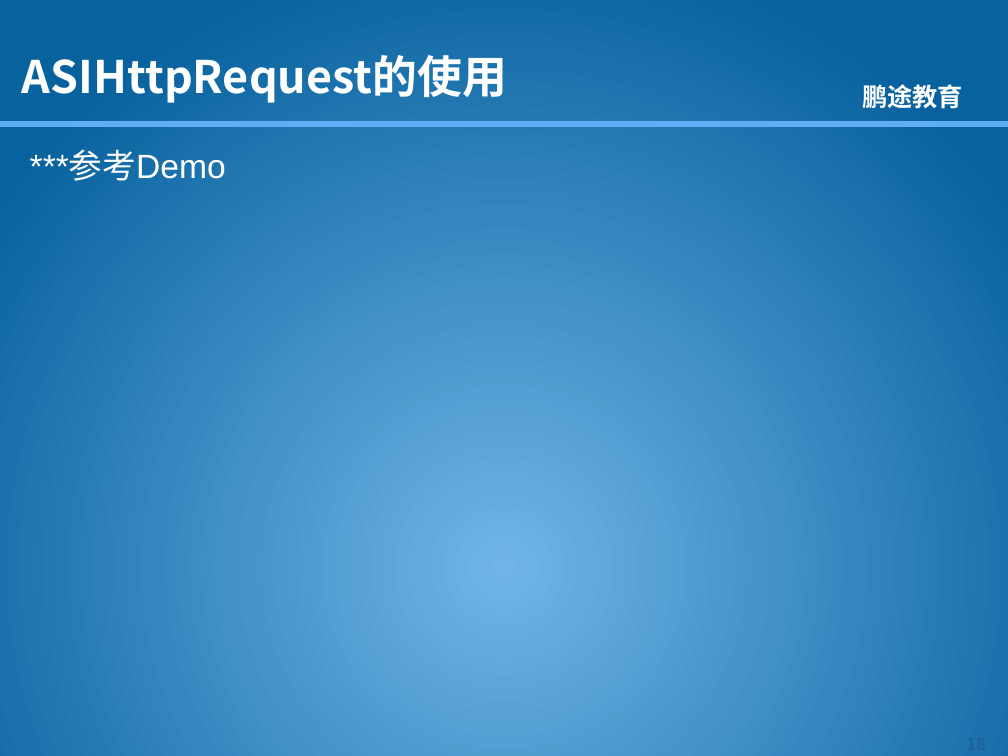
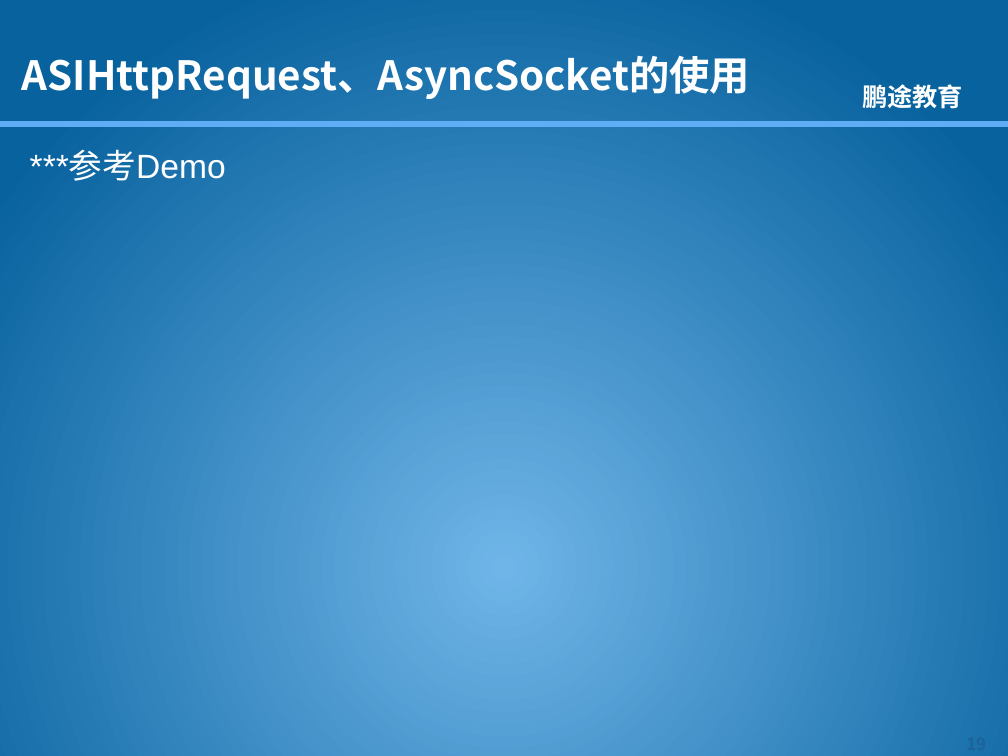
Before and after one commit to kkdmh77/gjh_baoche, a slide deck: slide 20 of 资料/课件/IPhone开发教程10-网络应用开发.pptx (slide 19 before the commit). Drawn at 1008x756 pixels with LibreOffice and Linux fonts; fonts in the diff are those of the drawing; background and template pictures are left out. Boxes give left, top, right and bottom in pixels: in the first picture for what was removed or moved away, otherwise in the second. Text is boxed around its words. In the diff, an @@ line names an element or a change of style, - is before the commit and + after.

```diff
--- a/资料/课件/IPhone开发教程10-网络应用开发.pptx
+++ b/资料/课件/IPhone开发教程10-网络应用开发.pptx
@@ title at [22,56,750,99]: text changed; size 32 to 28.8 pt @@
-ASIHttpRequest的使用
+ASIHttpRequest、AsyncSocket的使用
```
Also in this commit, not shown: 1 slide added, 2 other files.
